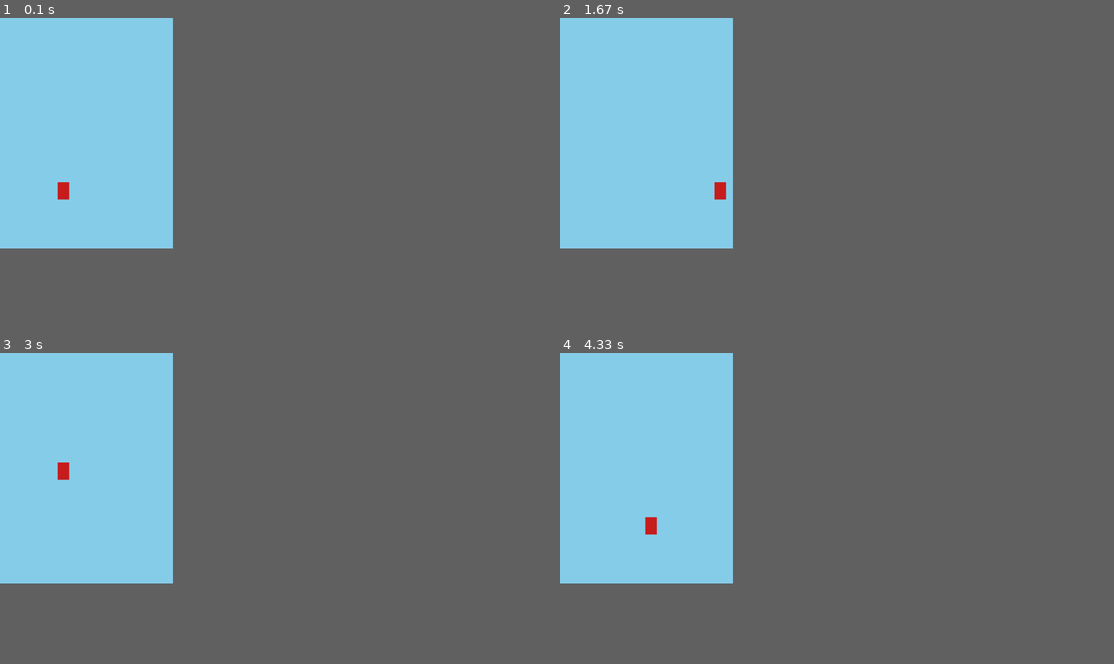
Above: before the commit, frames 1-4 (two rows, left to right).
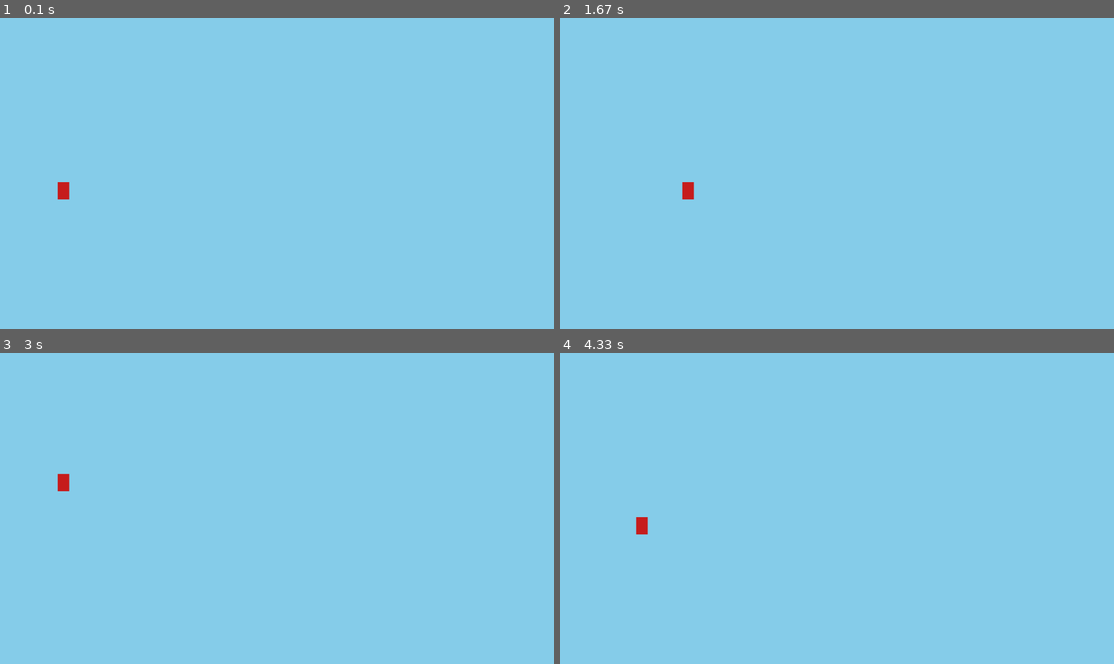
Above: after the commit, the same moments.

Repository: gabrielmichinhote/Pygame
Game: pygame game, started from camera.py
Two runs of this game, one before a commit and one after it. Both use one fixed random seed, a clock stepped at 60 frames per second and the inputs below.
Inputs:
- Up to frame 1 (0.1 s): no input
- Up to frame 2 (1.67 s): hold Right 0.33-0.8 s; hold Up 0.83-1.13 s; hold Right 1.17-1.63 s
- Up to frame 3 (3 s): hold Left 1.67-2.2 s; hold Left 2.23-2.63 s; hold Up from 2.67 s (still down)
- Up to frame 4 (4.33 s): release Up at 3.03 s; hold Right 3.07-3.7 s; hold Left 3.73-4.2 s; hold Right from 4.23 s (still down)
The window is 281x375 before the commit and 900x506 after it. Grey fills any space a smaller window leaves; there, only what the larger window draws over its background counts as a difference.

The runs differ from the first frame. In frame 1, less than 0.1% of the frame differs, in the area x 10-13%, y 52-59%; in frame 2, 0.2%, in the area x 22-30%, y 52-59%; in frame 3, 0.2%; in frame 4, 0.2%.

Commit message:
player_atual

Diff:
--- a/player.py
+++ b/player.py
@@ -1,10 +1,10 @@
 import pygame
 import sys
-
+import timer
 pygame.init()
 
 altura = 800
-largura = 600
+largura = 800
 altura_jog = 60
 largura_jog = 40
 cor_jog = (200, 30, 30)
@@ -15,18 +15,22 @@
 chao = altura_chao                                # chao agora é numérico (y do chão)
 y_jog = chao                                      # começar no chão
 
-velocidade_jog = 6
+velocidade_jog = 4
 velocidade_y_jog = 0
 
 gravidade = 1
-pulo_jog = 20    # ajusta se quiser pulo mais alto/baixo
+pulo_jog = 18
+terminal_vel = 25
 no_chao = True
 
-tela = pygame.display.set_mode((largura, altura))
+tela = pygame.display.set_mode((0, 0), pygame.FULLSCREEN)
 jogador_surf = pygame.Surface((largura_jog, altura_jog))
 jogador_surf.fill(cor_jog)
 
+clock = pygame.time.Clock()
 while True:
+    dt = clock.tick(60)
+
     for event in pygame.event.get():
         if event.type == pygame.QUIT:
             pygame.quit()
